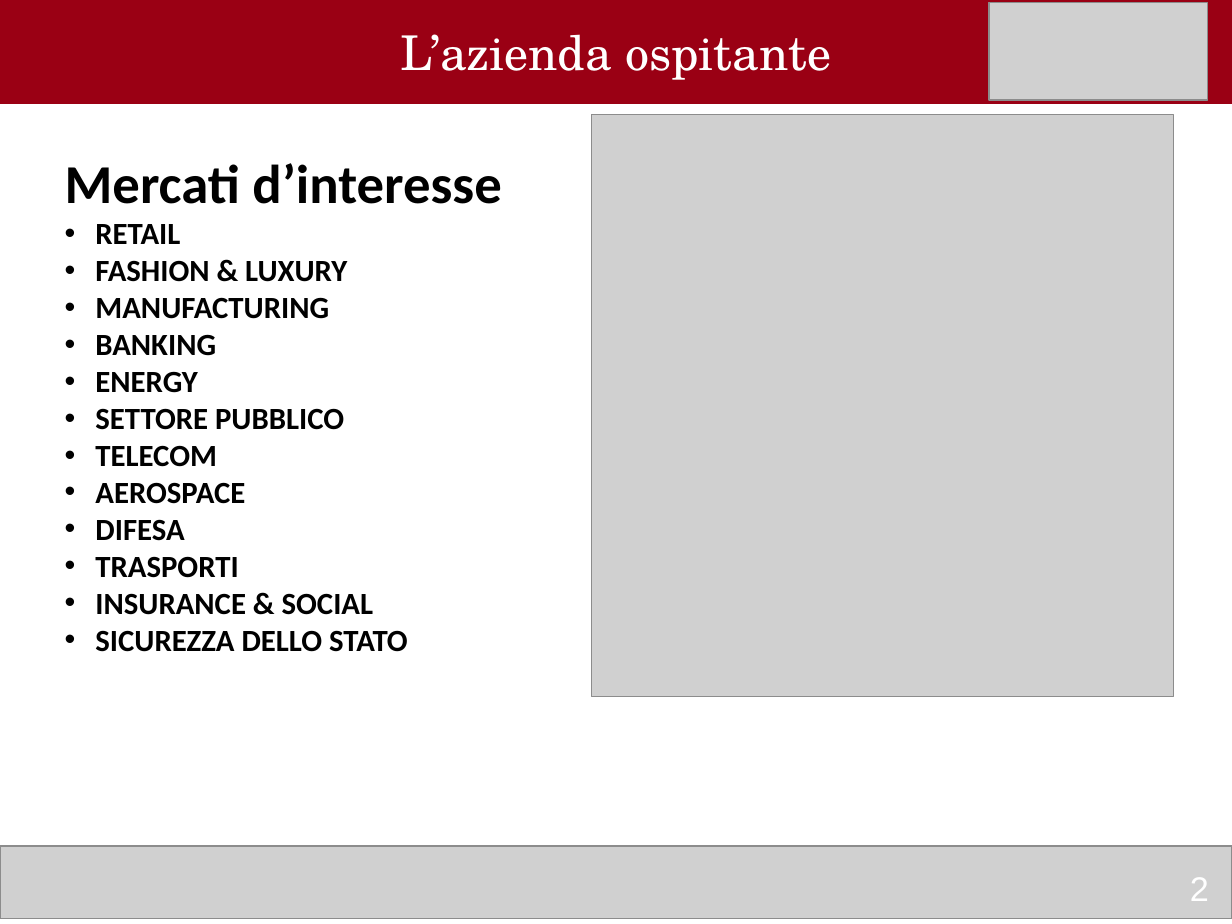
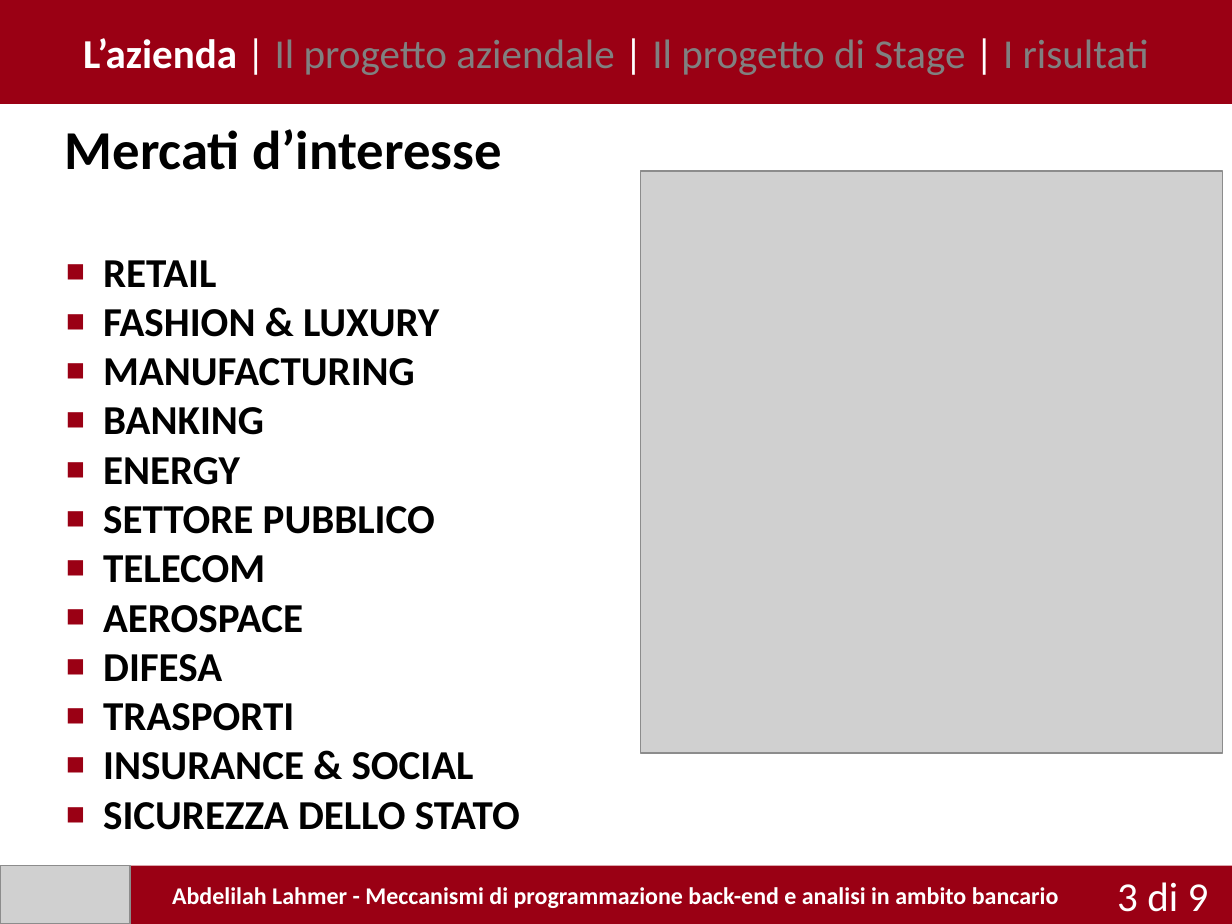
Before and after one commit to ALahmer/Bachelor-Thesis, a slide deck: slide 3 of presentazione/Pptx/Lahmer_Abdelilah_presentazione.pptx (slide 2 before the commit). Drawn at 1232x924 pixels with LibreOffice and Linux fonts; fonts in the diff are those of the drawing; grey boxes stand for pictures. Boxes give left, top, right and bottom in pixels: in the first picture for what was removed or moved away, otherwise in the second. Text is boxed around its words. In the diff, an @@ line names an element or a change of style, - is before the commit and + after.

Commit message:
presentazione++

```diff
--- a/presentazione/Pptx/Lahmer_Abdelilah_presentazione.pptx
+++ b/presentazione/Pptx/Lahmer_Abdelilah_presentazione.pptx
@@ text in rectangle at [83,38,1149,75]: text changed; size 28 to 24 pt; font TeX Gyre Schola to Calibri; text colour #FFFFFF to #808080 @@
-L’azienda ospitante
+L’azienda | Il progetto aziendale | Il progetto di Stage | I risultati
@@ text "Mercati d’interesse": place and size @@
-text "Mercati d’interesse" at [65,163,501,652]
+text "Mercati d’interesse" at [65,129,520,830]
@@ picture: place and size @@
-picture at [591,115,1173,696]
+picture at [641,171,1222,753]
@@ text at [103,260,520,830]: size 18 to 24 pt in "RETAIL", "FASHION & LUXURY", "MANUFACTURING", "BANKING" and 8 more places; bullet • to ▪ @@
@@ picture: place and size @@
-picture at [989,2,1207,100]
+picture at [0,866,131,924]
@@ picture removed at [0,846,1232,919] @@
@@ rectangle added at [0,866,1232,924], fill #9A0014, 14 pt, text #FFFFFF, bold @@
+Abdelilah Lahmer - Meccanismi di programmazione back-end e analisi in ambito bancario
@@ page number at [1065,865,1156,915]: text changed @@
-2
+3 di 7
@@ page number added at [1125,882,1178,912], 24 pt, text #FFFFFF @@
+3 di 7
@@ page number added at [1154,882,1209,911], 24 pt, text #FFFFFF @@
+3 di 9
```
Also in this commit, not shown: 2 other slides changed, 6 slides added, 1 other file.
